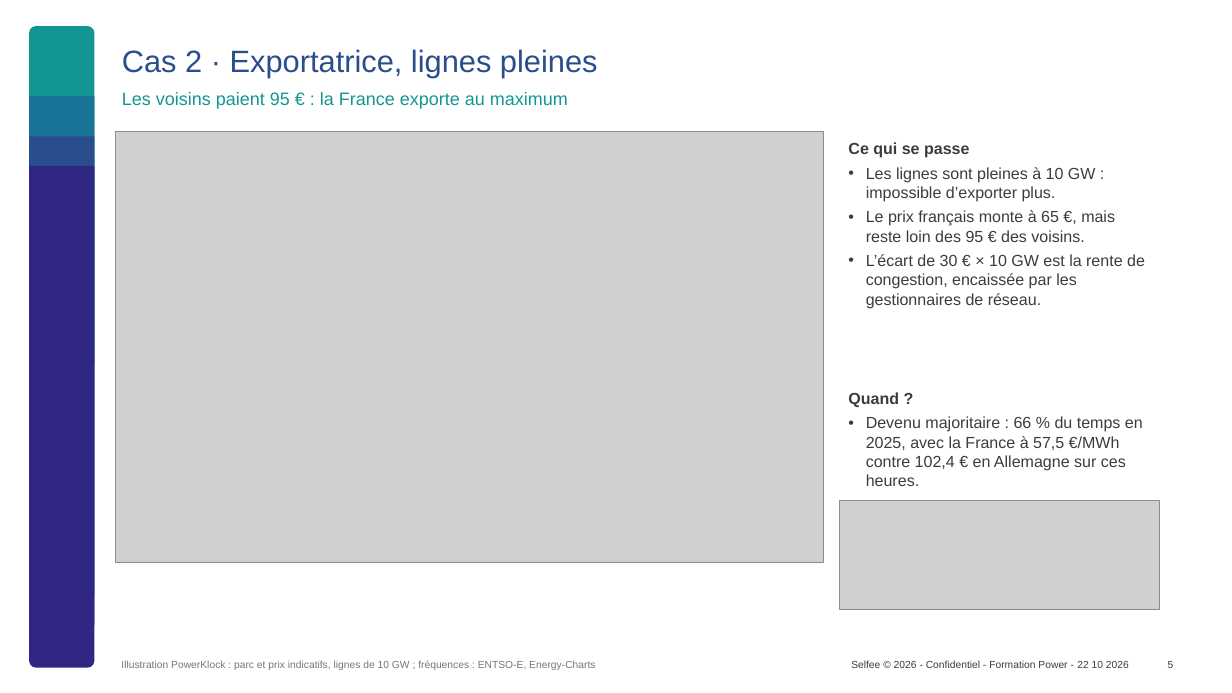
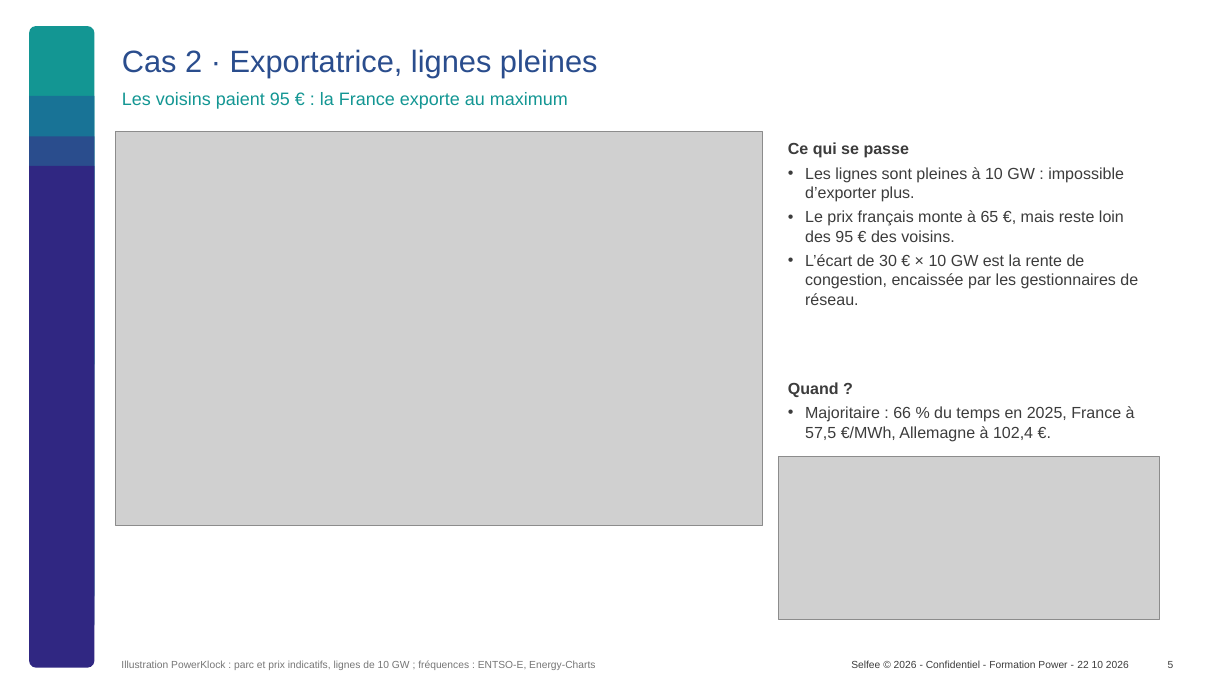
Before and after one commit to TomSRemy/PowerKlock, a slide deck: slide 5 of docs/discussion/formation/Formation_couplage_europeen.pptx. Drawn at 1232x693 pixels with LibreOffice and Linux fonts; fonts in the diff are those of the drawing; grey boxes stand for pictures; background and template pictures are left out. Boxes give left, top, right and bottom in pixels: in the first picture for what was removed or moved away, otherwise in the second. Text is boxed around its words. In the diff, an @@ line names an element or a change of style, - is before the commit and + after.

```diff
--- a/docs/discussion/formation/Formation_couplage_europeen.pptx
+++ b/docs/discussion/formation/Formation_couplage_europeen.pptx
@@ picture: place and size @@
-picture at <box>116,131,823,563</box>
+picture at <box>116,131,762,526</box>
@@ text "Ce qui se passe" rewrapped from <box>848,142,1145,309</box> to <box>788,142,1138,305</box> @@
@@ text "Quand ?": place and size @@
-text "Quand ?" at <box>848,392,1143,486</box>
+text "Quand ?" at <box>788,382,1135,442</box>
@@ text at <box>805,406,1135,442</box>: text changed @@
-• Devenu majoritaire : 66 % du temps en 2025, avec la France à 57,5 €/MWh contre 102,4 € en Allemagne sur ces heures.
+• Majoritaire : 66 % du temps en 2025, France à 57,5 €/MWh, Allemagne à 102,4 €.
@@ picture: place and size @@
-picture at <box>839,500,1160,609</box>
+picture at <box>779,457,1160,619</box>
```
Also in this commit, not shown: 4 other slides changed, 7 other files.
